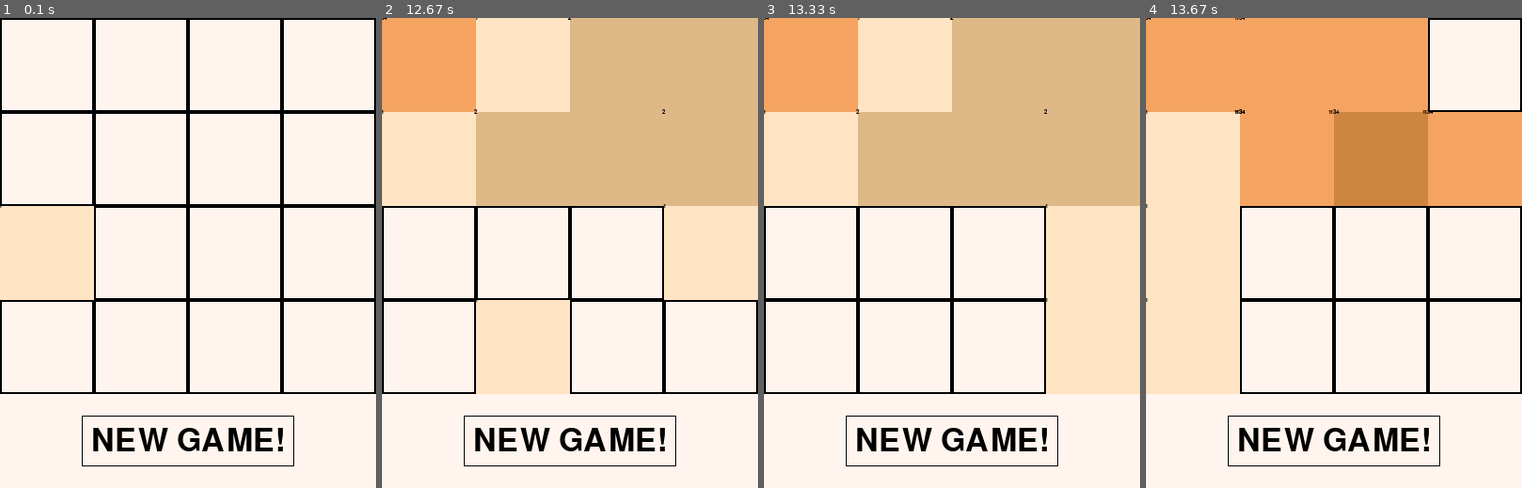
Above: before the commit, frames 1-4 (left to right).
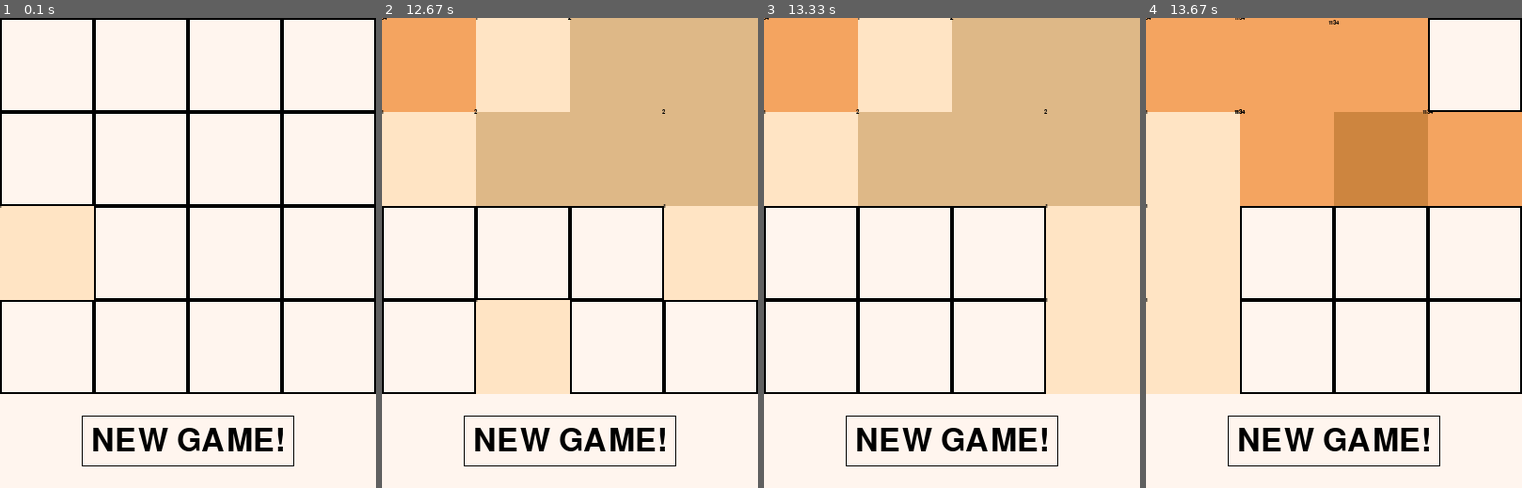
Above: after the commit, the same moments.

Repository: Good-piraT/pygame
Game: pygame game, started from main.py
Two runs of this game, one before a commit and one after it. Both use one fixed random seed, a clock stepped at 60 frames per second and the inputs below.
Inputs:
- Up to frame 1 (0.1 s): no input
- Up to frame 2 (12.67 s): hold Up 0.33-0.8 s; hold Right 0.83-1.47 s; hold Down 1.5-1.87 s; hold Left 1.9-2.37 s; hold Right 2.4-2.87 s; click "NEW GAME!" at 2.95 s; hold Up 3.23-3.53 s; hold Right 3.57-4.03 s; hold Left 4.07-4.6 s; hold Down 4.63-4.93 s; hold Left 4.97-5.37 s; hold Up 5.4-5.77 s; hold Right 5.8-6.43 s; hold Down 6.47-6.83 s; hold Left 6.87-7.33 s; hold Right 7.37-7.83 s; hold Up 7.87-8.17 s; hold Right 8.2-8.67 s; hold Left 8.7-9.23 s; hold Down 9.27-9.57 s; hold Left 9.6-10 s; hold Up 10.03-10.4 s; hold Right 10.43-11.07 s; hold Down 11.1-11.47 s; hold Right 12-12.47 s; hold Up from 12.5 s (still down)
- Up to frame 3 (13.33 s): release Up at 12.8 s; hold Right 12.83-13.3 s
- Up to frame 4 (13.67 s): hold Left from 13.33 s (still down)

Frames 1-3 are identical in both runs. In frame 4, less than 0.1% of the frame differs, in the area x 48-52%, y 0-21%.

Commit message:
fixed color stuff

Diff:
--- a/main.py
+++ b/main.py
@@ -55,8 +55,8 @@
                                             self.top + self.cell_size * y))
           elif elem == 16:
             color = pygame.Color(205, 133, 63)
-            text_mass = self.texting(1134, (self.left + self.cell_size * x,
-                                            self.top + self.cell_size * y))
+            text_mass = self.texting(1134, (self.left + self.cell_size * x * 1,5,
+                                            self.top + self.cell_size * y* 0.5))
           elif elem == 32:
             color = pygame.Color(210, 105, 30)
             text_mass = self.texting(1134, (self.left + self.cell_size * x,
@@ -73,7 +73,7 @@
             color = pygame.Color(165, 42, 42)
             text_mass = self.texting(1134, (self.left + self.cell_size * x,
                                             self.top + self.cell_size * y))
-          elif elem == 256:
+          elif elem == 512:
             color = pygame.Color(128, 0, 0)
             text_mass = self.texting(1134, (self.left + self.cell_size * x,
                                             self.top + self.cell_size * y))
